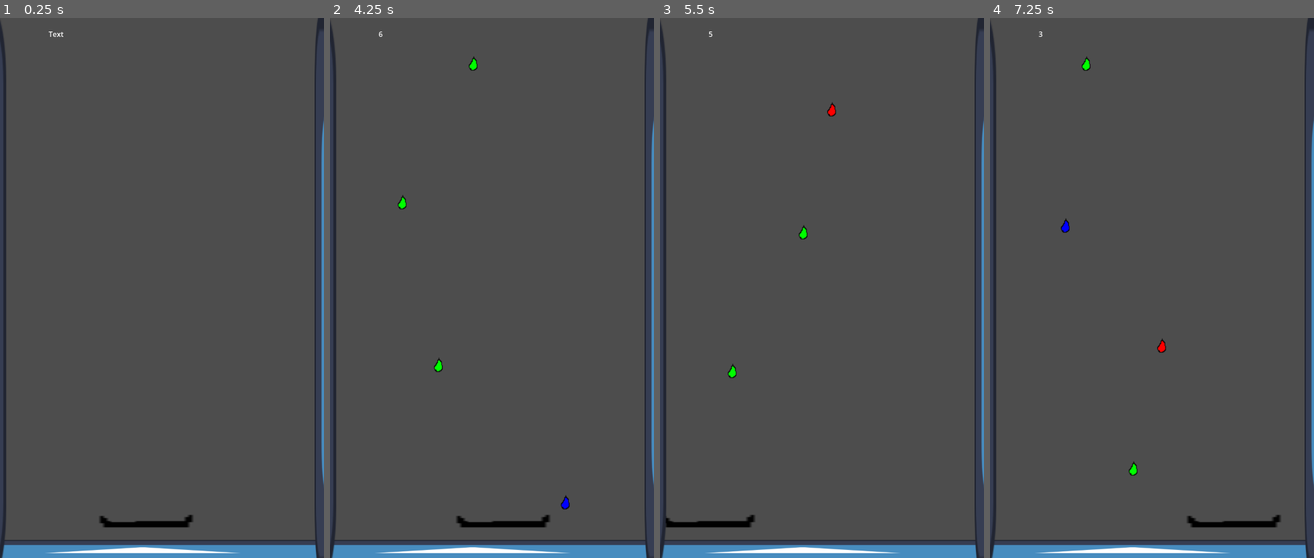
Above: before the commit, frames 1-4 (left to right).
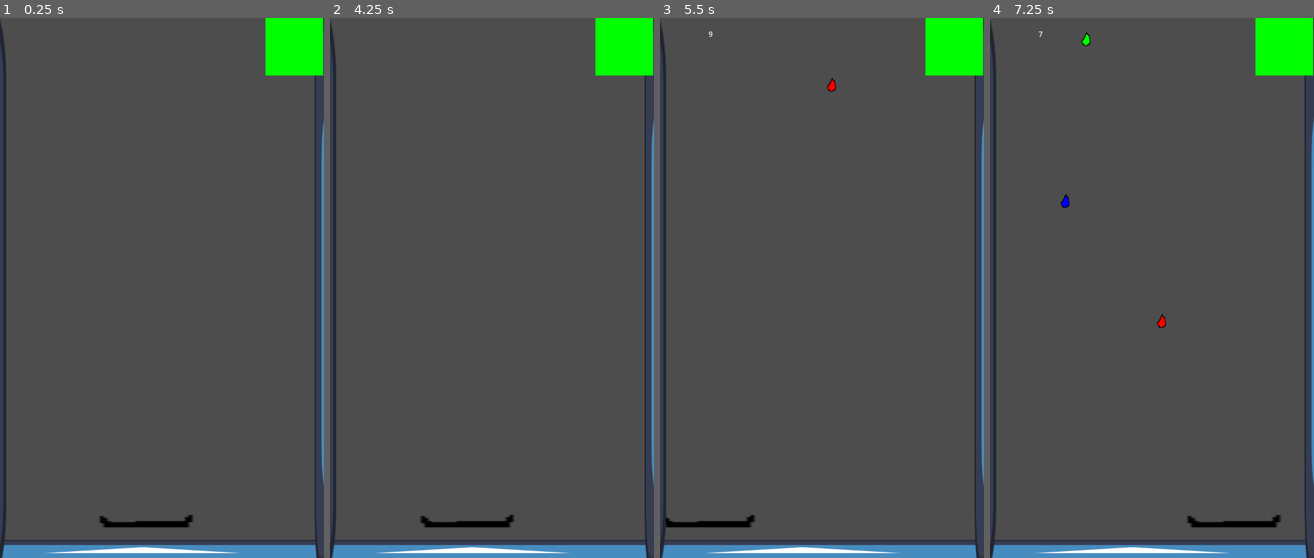
Above: after the commit, the same moments.

Repository: Gellardo/gamejam-farbe-bekennen
Game: Godot game, scene res://game.tscn
Two runs of this game, one before a commit and one after it. Both use one fixed random seed, a clock stepped at 60 frames per second and the inputs below. The engine's default icon, where the game draws it, is replaced by a stand-in: a white triangle on a blue panel in a dark square.
Inputs:
- Up to frame 1 (0.25 s): no input
- Up to frame 2 (4.25 s): tap Enter at 0.5 s; hold Right (right) 0.53-1.28 s; hold Left (left) 1.28-2.03 s; hold Right (right) 2.03-3.53 s; hold Left (left) from 3.53 s (still down); tap R (reset, bound only after the commit) at 4.15 s
- Up to frame 3 (5.5 s): keep holding Left (left)
- Up to frame 4 (7.25 s): release Left (left) at 5.78 s; hold Right (right) from 5.78 s (still down)

The runs differ from the first frame. In frame 1, 2.0% of the frame differs, in the area x 15-100%, y 0-11%; in frame 2, 2.5%, in the area x 15-100%, y 0-95%; in frame 3, 2.1%; in frame 4, 2.3%.

Commit message:
Primitive start and end of round

Diff:
--- a/cloud.tscn
+++ b/cloud.tscn
@@ -19,9 +19,10 @@
 offset_top = -42.0
 offset_right = -208.0
 offset_bottom = -19.0
-text = "Text"
 
 [node name="Timer" type="Timer" parent="." unique_id=770411149]
 autostart = true
 
+[node name="projectiles" type="Node" parent="." unique_id=687949845]
+
 [connection signal="timeout" from="Timer" to="." method="_on_timer_timeout"]
--- a/game.tscn
+++ b/game.tscn
@@ -1,6 +1,7 @@
 [gd_scene format=3 uid="uid://jh67x5kmvuvg"]
 
 [ext_resource type="PackedScene" uid="uid://dy7k6p2k8837c" path="res://player.tscn" id="1_80nbo"]
+[ext_resource type="Script" uid="uid://oovrhihg00n6" path="res://round_manager.gd" id="1_fc0e3"]
 [ext_resource type="PackedScene" uid="uid://c058exfebffk" path="res://cloud.tscn" id="3_fc0e3"]
 [ext_resource type="Texture2D" uid="uid://b04ykn8mnrjk3" path="res://icon.svg" id="3_feb5d"]
 
@@ -16,6 +17,7 @@
 size = Vector2(100, 1249)
 
 [node name="Game" type="Node2D" unique_id=1182312967]
+script = ExtResource("1_fc0e3")
 
 [node name="Camera2D" type="Camera2D" parent="." unique_id=481348015]
 position = Vector2(363, 592)
@@ -61,3 +63,41 @@
 
 [node name="Cloud" parent="." unique_id=281911265 instance=ExtResource("3_fc0e3")]
 position = Vector2(1, -10)
+
+[node name="HUD" type="CanvasLayer" parent="." unique_id=474887139]
+
+[node name="TargetColor" type="ColorRect" parent="HUD" unique_id=626826999]
+anchors_preset = 1
+anchor_left = 1.0
+anchor_right = 1.0
+offset_left = -130.0
+offset_right = -2.0
+offset_bottom = 128.0
+grow_horizontal = 0
+
+[node name="GameOverPopup" type="ColorRect" parent="HUD" unique_id=119195358]
+process_mode = 2
+visible = false
+anchors_preset = 15
+anchor_right = 1.0
+anchor_bottom = 1.0
+grow_horizontal = 2
+grow_vertical = 2
+color = Color(0, 0, 0, 0.8)
+
+[node name="VBoxContainer" type="VBoxContainer" parent="HUD/GameOverPopup" unique_id=1343402645]
+layout_mode = 0
+offset_left = 200.0
+offset_top = 239.0
+offset_right = 553.0
+offset_bottom = 763.0
+alignment = 1
+
+[node name="ResultLabel" type="Label" parent="HUD/GameOverPopup/VBoxContainer" unique_id=743697189]
+layout_mode = 2
+text = "You did ok."
+horizontal_alignment = 1
+
+[node name="RestartButton" type="Button" parent="HUD/GameOverPopup/VBoxContainer" unique_id=1919849675]
+layout_mode = 2
+text = "Play Again"
--- a/player.tscn
+++ b/player.tscn
@@ -6,16 +6,14 @@
 [sub_resource type="RectangleShape2D" id="RectangleShape2D_sh265"]
 size = Vector2(193, 33)
 
-[node name="Player" type="Node2D" unique_id=757642284]
-
-[node name="PlayerBody" type="CharacterBody2D" parent="." unique_id=767424998]
+[node name="Player" type="CharacterBody2D" unique_id=767424998]
 script = ExtResource("1_4flbx")
 
-[node name="CollisionShape2D" type="CollisionShape2D" parent="PlayerBody" unique_id=1876514733]
+[node name="CollisionShape2D" type="CollisionShape2D" parent="." unique_id=1876514733]
 position = Vector2(91.5, -33.5)
 shape = SubResource("RectangleShape2D_sh265")
 
-[node name="Sprite2D" type="Sprite2D" parent="PlayerBody" unique_id=1919871436]
+[node name="Sprite2D" type="Sprite2D" parent="." unique_id=1919871436]
 position = Vector2(78.000015, -36.5)
 scale = Vector2(7.874999, 2.28125)
 texture = ExtResource("2_onrkg")
--- a/project.godot
+++ b/project.godot
@@ -46,6 +46,11 @@
 "events": [Object(InputEventKey,"resource_local_to_scene":false,"resource_name":"","device":-1,"window_id":0,"alt_press …(195 unchanged characters)…
 ]
 }
+reset={
+"deadzone": 0.2,
+"events": [Object(InputEventKey,"resource_local_to_scene":false,"resource_name":"","device":-1,"window_id":0,"alt_pressed":false,"shift_pressed":false,"ctrl_pressed":false,"meta_pressed":false,"pressed":false,"keycode":0,"physical_keycode":82,"key_label":0,"unicode":114,"location":0,"echo":false,"script":null)
+]
+}
 
 [physics]
 
--- /dev/null
+++ b/round_manager.gd
@@ -0,0 +1,101 @@
+extends Node2D
+
+@onready var spawner = $Cloud
+@onready var player = $Player
+@onready var target: ColorRect = $HUD/TargetColor
+
+@onready var popup = $HUD/GameOverPopup
+@onready var result_label = $HUD/GameOverPopup/VBoxContainer/ResultLabel
+@onready var restart_button = $HUD/GameOverPopup/VBoxContainer/RestartButton
+
+# Called when the node enters the scene tree for the first time.
+func _ready() -> void:
+    start_new_round()
+    spawner.all_drops_finished.connect(_on_all_drops_finished)
+    restart_button.pressed.connect(reset)
+func _on_all_drops_finished():
+    trigger_game_end()
+
+func start_new_round():
+    spawner.water = 10
+    target.color = Color.GREEN
+
+func trigger_game_end():
+    var target_color = target.color
+    var player_color = player.current_color
+    evaluate_round(player_color, target_color, result_label)
+    get_tree().paused = true
+    popup.visible = true
+
+    # Animate popup open
+    popup.modulate.a = 0
+    var tween = create_tween()
+    tween.set_pause_mode(Tween.TWEEN_PAUSE_PROCESS)
+    tween.set_ease(Tween.EASE_OUT)
+    tween.set_trans(Tween.TRANS_CUBIC)
+    tween.tween_property(popup, "modulate:a", 1.0, 0.5)
+    tween.tween_callback(restart_button.grab_focus)
+
+func reset():
+    get_tree().paused = false
+    get_tree().reload_current_scene()
+
+##############
+# Scoring    #
+##############
+const MAX_RGB_DIST: float = 1.7320508 # sqrt(3)
+
+func calculate_color_score(player_color: Color, target_color: Color) -> Dictionary:
+    # 1. Convert colors to 3D vectors (ignoring alpha)
+    var v1 = Vector3(player_color.r, player_color.g, player_color.b)
+    var v2 = Vector3(target_color.r, target_color.g, target_color.b)
+
+    # 2. Euclidean distance between the two colors
+    var dist = v1.distance_to(v2)
+
+    # 3. Calculate normalized accuracy (1.0 = perfect match, 0.0 = completely opposite)
+    var accuracy = clampf(1.0 - (dist / MAX_RGB_DIST), 0.0, 1.0)
+
+    # 4. Map accuracy to points (e.g. 0 to 1000 points)
+    var points = int(accuracy * 1000)
+
+    # 5. Assign arcade-style ratings
+    var grade = "F"
+    if accuracy >= 0.95:
+        grade = "PERFECT!"
+    elif accuracy >= 0.85:
+        grade = "GREAT"
+    elif accuracy >= 0.70:
+        grade = "GOOD"
+    elif accuracy >= 0.50:
+        grade = "OK"
+
+    return {
+        "accuracy_pct": roundf(accuracy * 100.0), # e.g. 94.0%
+        "points": points,
+        "grade": grade,
+        "raw_distance": dist
+    }
+
+# When round ends, or player reaches the goal gate:
+func evaluate_round(player_color: Color, target_color: Color, result_label: Label) -> void:
+    var result = calculate_color_score(player_color, target_color)
+    result_label.text = """
+    --- ROUND OVER ---
+    Accuracy: {accuracy_pct}%
+    Score: {points}
+    Grade: {grade}
+    """.format(result)
+
+    # Bonus: Check if within a win tolerance threshold
+    if result.accuracy_pct >= 85.0:
+        print("Round Passed! Advancing to next color...")
+    else:
+        print("Color mismatch! Try again.")
+func get_perceptual_distance(c1: Color, c2: Color) -> float:
+    var r_diff = (c1.r - c2.r) * 0.30
+    var g_diff = (c1.g - c2.g) * 0.59
+    var b_diff = (c1.b - c2.b) * 0.11
+
+    # Normalized perceptual distance
+    return sqrt(r_diff * r_diff + g_diff * g_diff + b_diff * b_diff)
--- a/scripts/cloud.gd
+++ b/scripts/cloud.gd
@@ -4,13 +4,18 @@
 @export var water = 10
 @onready var col_shape: CollisionShape2D = $CollisionShape2D
 @onready var label: Label = $CollisionShape2D/Label
+@onready var projectiles: Node = $projectiles
 
 const palette = [Color.RED, Color.GREEN, Color.BLUE]
 
-func tropf():
+signal all_drops_finished
+
+func still_wet() -> bool:
+    return water > 0 or projectiles.get_child_count() > 0
+func tropf() -> bool:
     var rect_shape = col_shape.shape as RectangleShape2D
-    if water <=0 or not rect_shape or not projectile_scene:
-        return
+    if water <= 0 or not rect_shape or not projectile_scene:
+        return false
 
     # Calculate a random coordinate inside the shape's boundaries
     var extents = rect_shape.size / 2.0
@@ -26,9 +31,11 @@
     bullet.global_position = spawn_pos
     bullet.setup(Vector2.DOWN, palette.pick_random())
 
-    get_tree().current_scene.add_child(bullet)
+    #get_tree().current_scene.add_child(bullet)
+    projectiles.add_child(bullet)
     water -= 1
     label.text = str(water)
+    return true
 
 # Called when the node enters the scene tree for the first time.
 func _ready() -> void:
@@ -41,4 +48,8 @@
 
 
 func _on_timer_timeout() -> void:
-    tropf()
+    if still_wet():
+        tropf()
+    else:
+        all_drops_finished.emit()
+        $Timer.stop()
--- a/scripts/global_hotkeys.gd
+++ b/scripts/global_hotkeys.gd
@@ -1,7 +1,14 @@
 extends Node
 
+func _read() -> void:
+    process_mode = Node.PROCESS_MODE_ALWAYS
 
-func _unhandled_input(event: InputEvent) -> void:
+func _input(event: InputEvent) -> void:
     if event.is_action_pressed("exit"):
         get_tree().quit()
         get_viewport().set_input_as_handled()
+    if event.is_action_pressed("reset"):
+        print("hi")
+        get_tree().paused = false
+        get_tree().current_scene.reset()
+        get_viewport().set_input_as_handled()
--- a/scripts/player.gd
+++ b/scripts/player.gd
@@ -8,7 +8,7 @@
 func collect(color: Color):
     current_color = current_color.lerp(color, 0.25)
     $Sprite2D.modulate = current_color
-    evaluate_round(current_color, Color.GREEN)
+
 func _ready() -> void:
     $Sprite2D.modulate = current_color
 
@@ -25,62 +25,3 @@
     move_and_slide()
 
     var visible_rect = get_viewport_rect()
-
-
-##############
-# Scoring    #
-##############
-const MAX_RGB_DIST: float = 1.7320508 # sqrt(3)
-
-func calculate_color_score(player_color: Color, target_color: Color) -> Dictionary:
-    # 1. Convert colors to 3D vectors (ignoring alpha)
-    var v1 = Vector3(player_color.r, player_color.g, player_color.b)
-    var v2 = Vector3(target_color.r, target_color.g, target_color.b)
-
-    # 2. Euclidean distance between the two colors
-    var dist = v1.distance_to(v2)
-
-    # 3. Calculate normalized accuracy (1.0 = perfect match, 0.0 = completely opposite)
-    var accuracy = clampf(1.0 - (dist / MAX_RGB_DIST), 0.0, 1.0)
-
-    # 4. Map accuracy to points (e.g. 0 to 1000 points)
-    var points = int(accuracy * 1000)
-
-    # 5. Assign arcade-style ratings
-    var grade = "F"
-    if accuracy >= 0.95:
-        grade = "PERFECT!"
-    elif accuracy >= 0.85:
-        grade = "GREAT"
-    elif accuracy >= 0.70:
-        grade = "GOOD"
-    elif accuracy >= 0.50:
-        grade = "OK"
-
-    return {
-        "accuracy_pct": roundf(accuracy * 100.0), # e.g. 94.0%
-        "points": points,
-        "grade": grade,
-        "raw_distance": dist
-    }
-
-# When round ends, or player reaches the goal gate:
-func evaluate_round(player_color: Color, target_color: Color) -> void:
-    var result = calculate_color_score(player_color, target_color)
-
-    print("Match Accuracy: %d%%" % result.accuracy_pct)
-    print("Score: %d" % result.points)
-    print("Rating: %s" % result.grade)
-
-    # Bonus: Check if within a win tolerance threshold
-    if result.accuracy_pct >= 85.0:
-        print("Round Passed! Advancing to next color...")
-    else:
-        print("Color mismatch! Try again.")
-func get_perceptual_distance(c1: Color, c2: Color) -> float:
-    var r_diff = (c1.r - c2.r) * 0.30
-    var g_diff = (c1.g - c2.g) * 0.59
-    var b_diff = (c1.b - c2.b) * 0.11
-
-    # Normalized perceptual distance
-    return sqrt(r_diff * r_diff + g_diff * g_diff + b_diff * b_diff)
Not shown, added: round_manager.gd.uid
